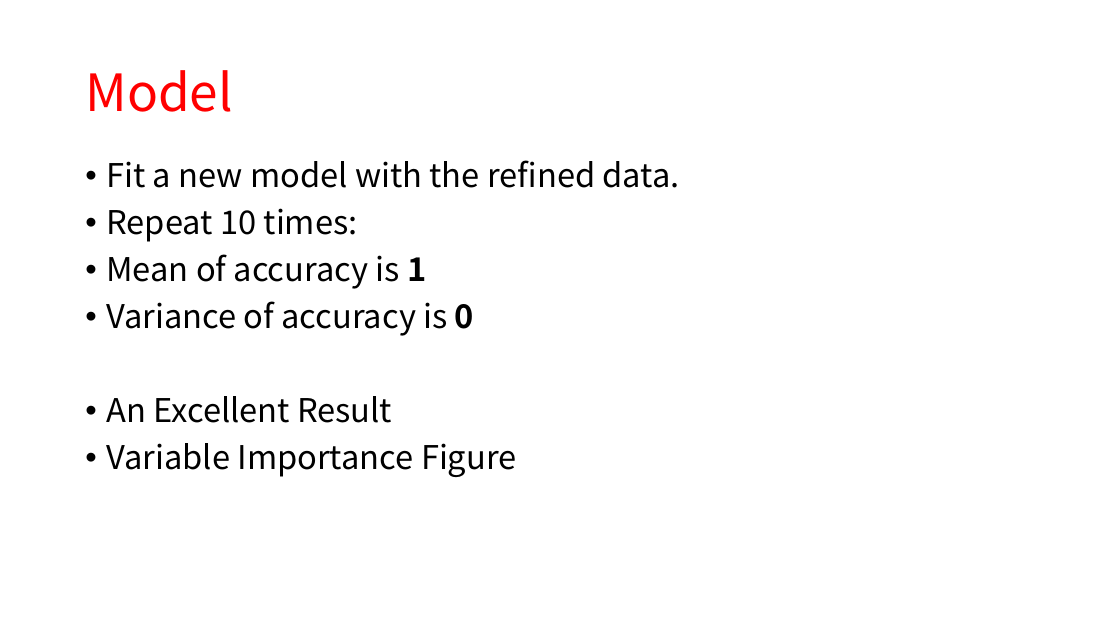
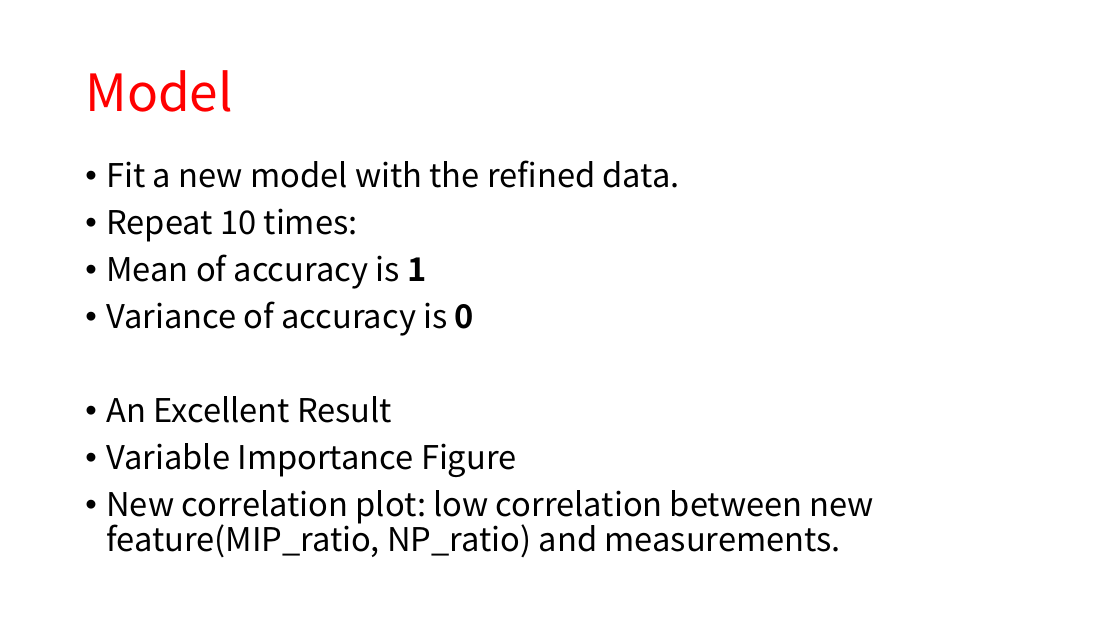
Before and after one commit to hongwei-wen/QCM_detectors, a slide deck: slide 23 of PPT/QCM.pptx (slide 21 before the commit). Drawn at 1120x630 pixels with LibreOffice and Linux fonts; fonts in the diff are those of the drawing. Boxes give left, top, right and bottom in pixels: in the first picture for what was removed or moved away, otherwise in the second. Text is boxed around its words. In the diff, an @@ line names an element or a change of style, - is before the commit and + after.

```diff
--- a/PPT/QCM.pptx
+++ b/PPT/QCM.pptx
@@ text at (106, 490, 874, 557): paragraph added @@
+• New correlation plot: low correlation between new feature(MIP_ratio, NP_ratio) and measurements.
```
Also in this commit, not shown: 3 slides added, 12 other files.
